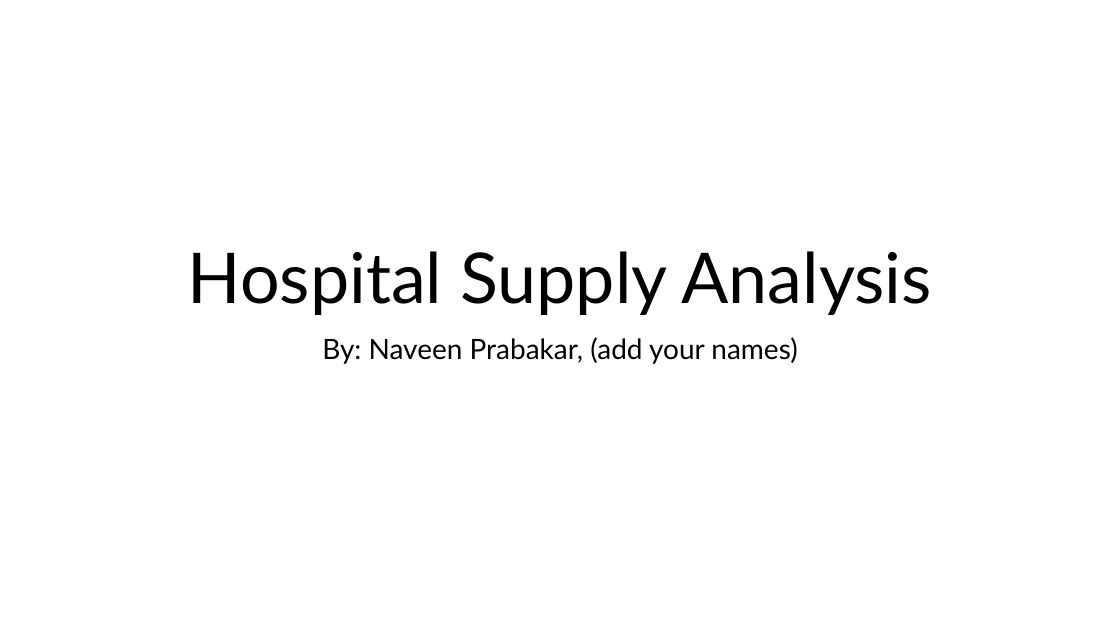
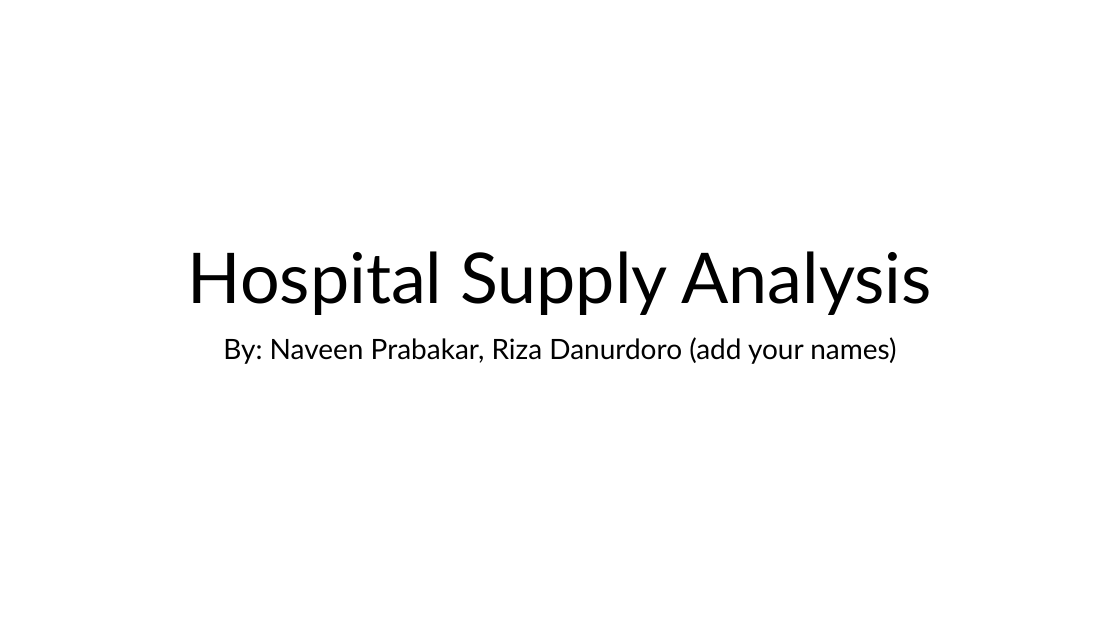
Before and after one commit to NaveenPrabakar/COVID-Data-Analysis, a slide deck: slide 1 of Hospital Supply Analysis.pptx. Drawn at 1120x630 pixels with LibreOffice and Linux fonts; fonts in the diff are those of the drawing. Boxes give left, top, right and bottom in pixels: in the first picture for what was removed or moved away, otherwise in the second. Text is boxed around its words. In the diff, an @@ line names an element or a change of style, - is before the commit and + after.

Commit message:
added name

```diff
--- a/Hospital Supply Analysis.pptx
+++ b/Hospital Supply Analysis.pptx
@@ subtitle at (x1=223, y1=337, x2=896, y2=364): text changed @@
-By: Naveen Prabakar, (add your names)
+By: Naveen Prabakar, Riza Danurdoro (add your names)
```
